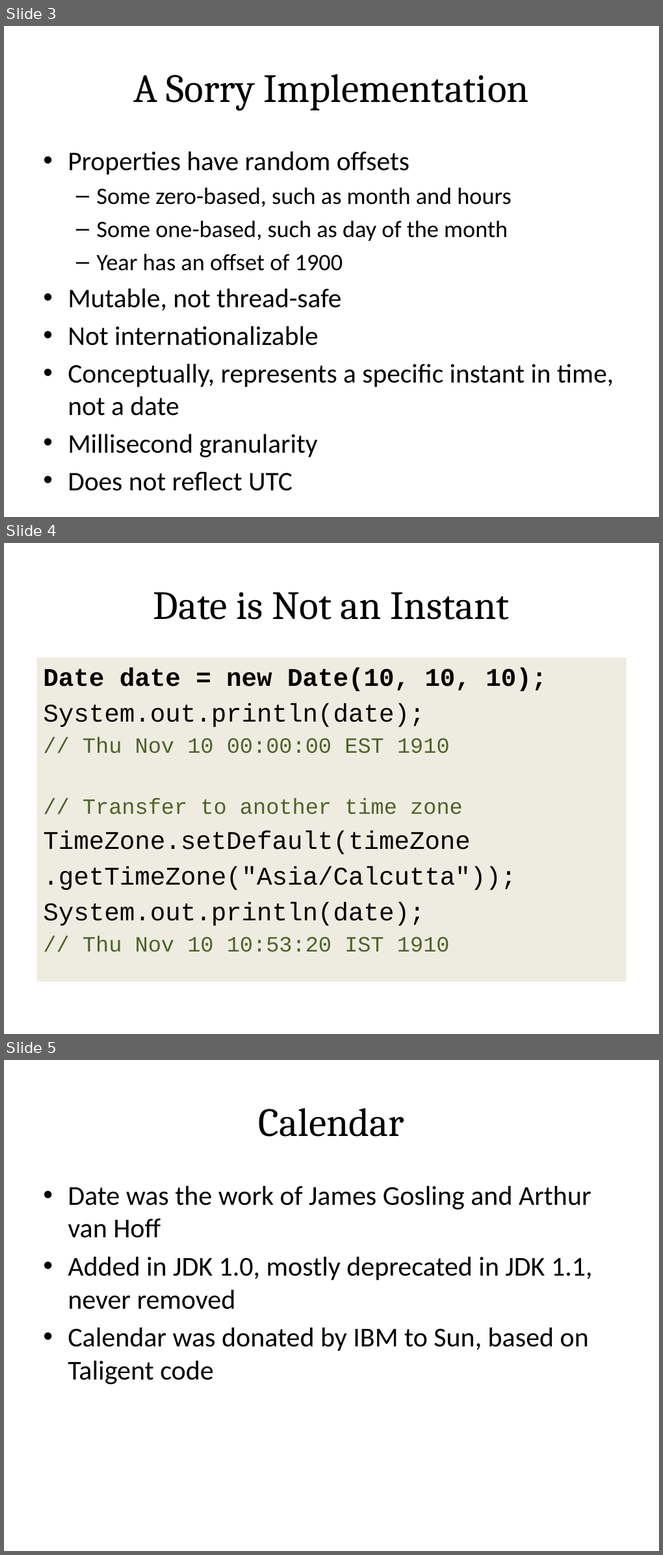
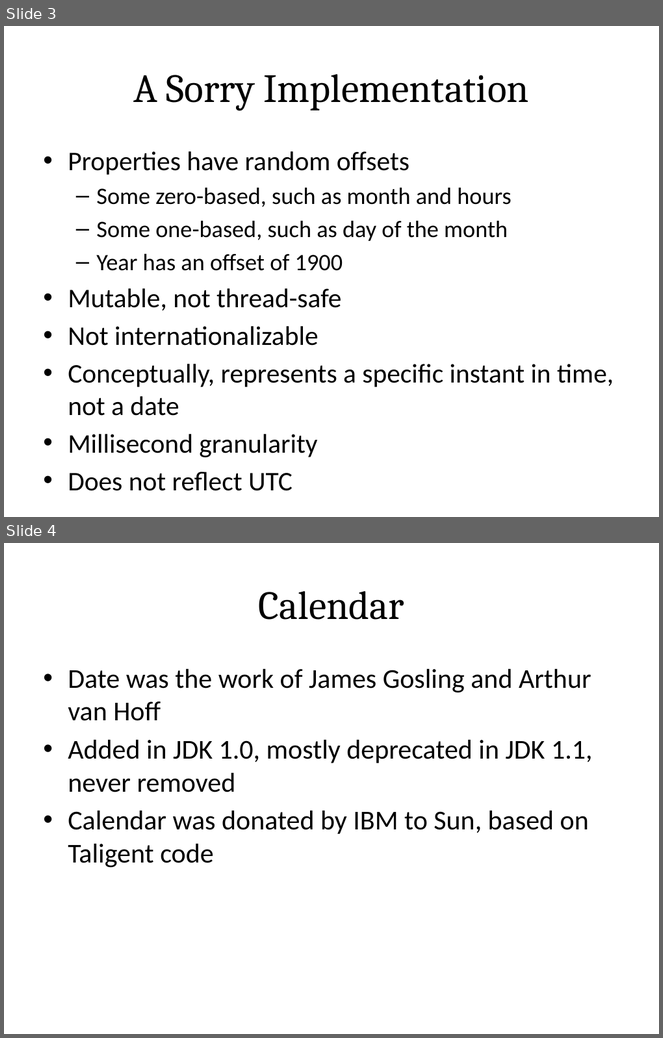
Before and after one commit to sualeh/make-a-date, a slide deck: Java 8 Date and Time API.pptx. Shown one above the other, each under a label of ours: slides 3, 4 and 5 before the commit, slides 3 and 4 after it. The pictures are 663x1555 and 663x1038 pixels, drawn with LibreOffice and Linux fonts; fonts in the diff are those of the drawing. Boxes give left, top, right and bottom in pixels: in the first picture for what was removed or moved away, otherwise in the second. Text is boxed around its words. In the diff, an @@ line names an element or a change of style, - is before the commit and + after.

```diff
--- a/Java 8 Date and Time API.pptx
+++ b/Java 8 Date and Time API.pptx
@@ slide 4 removed at box(4, 543, 659, 1034), background #FFFFFF @@
@@ title removed at box(154, 592, 510, 620) @@
-Date is Not an Instant
@@ text removed at box(36, 657, 627, 982) @@
-Date date = new Date(10, 10, 10);
-System.out.println(date);
-// Thu Nov 10 00:00:00 EST 1910
-// Transfer to another time zone
-TimeZone.setDefault(timeZone
-.getTimeZone("Asia/Calcutta"));
-System.out.println(date);
-// Thu Nov 10 10:53:20 IST 1910
@@ what was slide 5 is now slide 4 @@
```
Also in this commit, not shown: 4 slides changed, 1 other slide removed.
